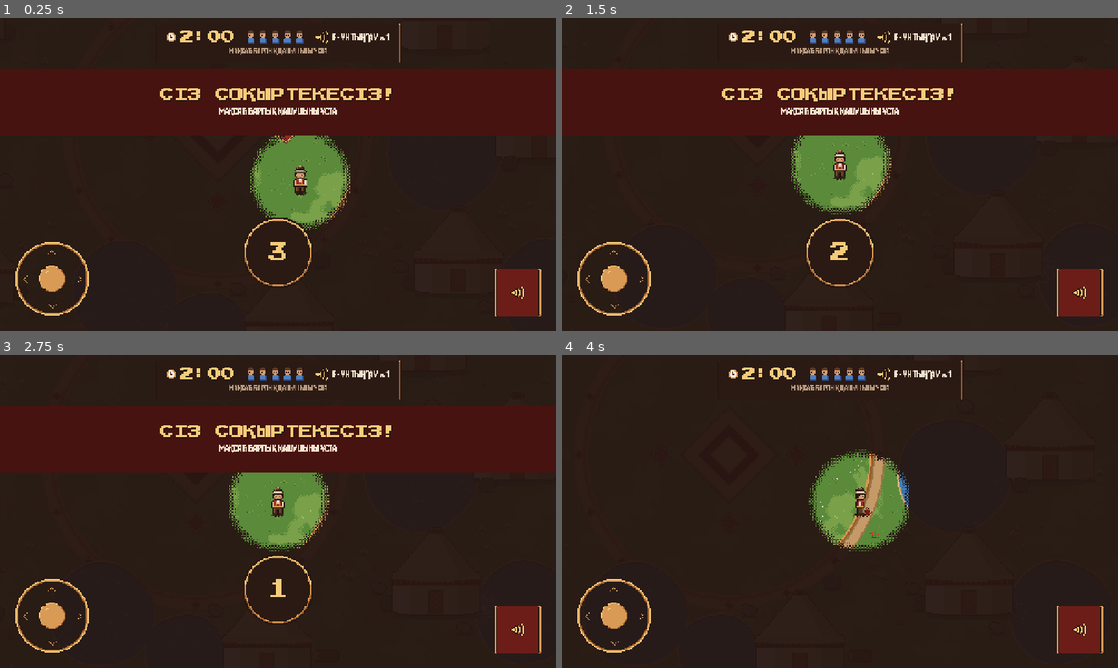
Above: before the commit, frames 1-4 (two rows, left to right).
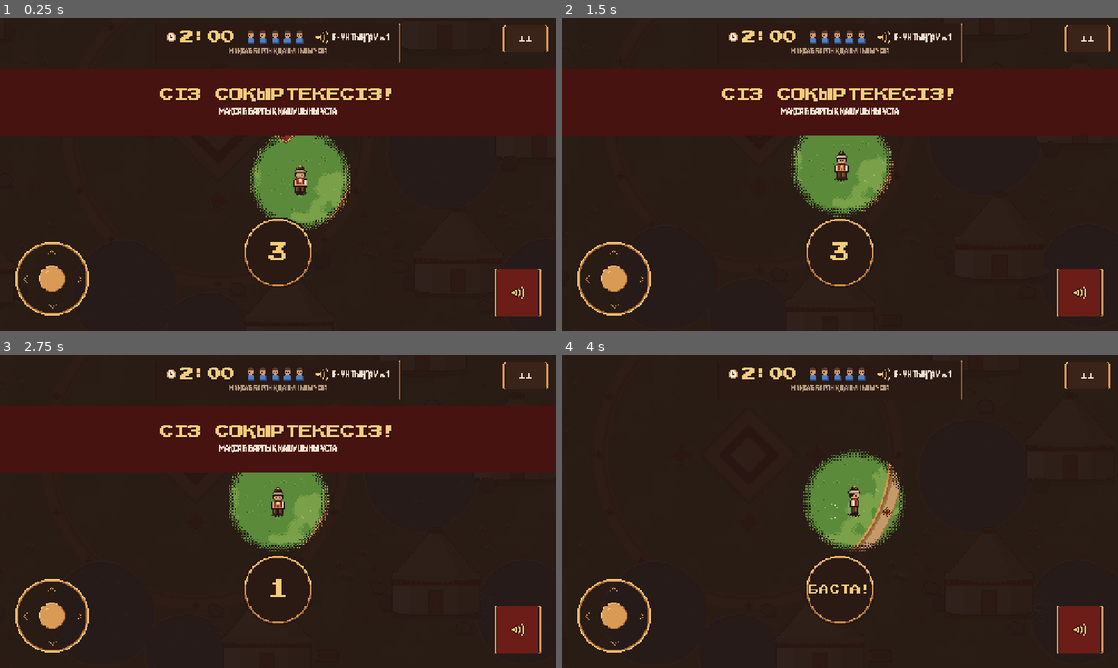
Above: after the commit, the same moments.

Repository: mmeirbek/sanlaq
Game: Godot game, scene res://scenes/world/game.tscn
Two runs of this game, one before a commit and one after it. Both use one fixed random seed, a clock stepped at 60 frames per second and the inputs below. This scene is started directly instead of the project's main scene. Sound files missing from this copy of the repository are replaced by a short silence.
Inputs (mouse positions are in pixels of both pictures, inside the frame that each line leads up to):
- Up to frame 1 (0.25 s): no input
- Up to frame 2 (1.5 s): click (1090, 39) at 0.5 s, where only the run after the commit has a clickable "II"; click (840, 158) at 1.25 s, where only the run after the commit has a clickable "ЖАЛҒАСТЫРУ"
- Up to frame 3 (2.75 s): tap Enter at 2 s; move the mouse to (400, 495) at 2.02 s; hold D (move_right) from 2.03 s (still down); hold Shift (sprint) from 2.03 s (still down); click (400, 495) at 2.17 s; tap Space (ui_accept) at 2.27 s
- Up to frame 4 (4 s): release D (move_right) at 2.75 s; release Shift (sprint) at 2.75 s; drag from (728, 527) to (840, 511) at 2.77 s; tap Space (ui_accept) at 3.5 s; move the mouse to (895, 442) at 3.52 s; hold D (move_right) from 3.53 s (still down); tap Tab at 3.6 s; click (895, 442) at 3.67 s

The runs differ from the first frame. In frame 1, less than 0.1% of the frame differs, in the area x 90-99%, y 2-11%; in frame 2, 0.8%; in frame 3, 0.2%; in frame 4, 3.5%, in the area x 43-99%, y 2-86%.

Commit message:
Пауза и Esc на всех экранах
PauseMenu: ЖАЛҒАСТЫРУ, БАПТАУЛАР (звук прямо в паузе), БАС МӘЗІР с
подтверждением. В Соқыртеке пауза — Esc или кнопка «II» в HUD (раньше Esc
сразу бросал матч). В настольных режимах «Артқа» и Esc посреди партии ставят
паузу. Таймеры create_timer теперь стоят в паузе. В итогах Esc ведёт в
главное меню. Тест navigation_test проверяет Esc на каждом экране.

Co-Authored-By: Claude Opus 5.5 <noreply@anthropic.com>
Claude-Session: https://claude.ai/code/session_01NDEWsq992Ew5MZxMi54Nzh

Diff:
--- a/scenes/ui/abai_says.gd
+++ b/scenes/ui/abai_says.gd
@@ -35,6 +35,7 @@
 var _input_pos: int = 0
 var _busy: bool = false
 var _audio: GameAudio
+var _pause: PauseMenu
 
 @onready var _setup_panel: PanelContainer = %SetupPanel
 @onready var _play_panel: Control = %PlayPanel
@@ -65,7 +66,10 @@
 	_ready_btn.pressed.connect(_on_ready_pressed)
 	_again_btn.pressed.connect(_reset_to_setup)
 	_menu_btn.pressed.connect(func() -> void: SceneRouter.go_to_main_menu())
-	(%Header as ScreenHeader).back_pressed.connect(SceneRouter.go_to_mode_select)
+	(%Header as ScreenHeader).back_pressed.connect(_on_back)
+	_pause = PauseMenu.new()
+	_pause.main_menu_requested.connect(SceneRouter.go_to_main_menu)
+	add_child(_pause)
 	_show_only(_setup_panel)
 
 func _start_game(player_count: int) -> void:
@@ -193,17 +197,17 @@
 	_progress_label.text = ""
 	_update_players()
 
-	await get_tree().create_timer(0.6).timeout
+	await get_tree().create_timer(0.6, false).timeout
 	if not is_inside_tree():
 		return
 	for idx in _sequence:
 		_set_card_active(idx, true)
 		_audio.play_word(_words[idx].sound_path, idx)
-		await get_tree().create_timer(SHOW_ON).timeout
+		await get_tree().create_timer(SHOW_ON, false).timeout
 		if not is_inside_tree():
 			return
 		_set_card_active(idx, false)
-		await get_tree().create_timer(SHOW_GAP).timeout
+		await get_tree().create_timer(SHOW_GAP, false).timeout
 		if not is_inside_tree():
 			return
 
@@ -247,7 +251,7 @@
 
 func _flash_card(index: int) -> void:
 	_set_card_active(index, true)
-	var timer := get_tree().create_timer(TAP_FLASH)
+	var timer := get_tree().create_timer(TAP_FLASH, false)
 	timer.timeout.connect(func() -> void:
 		if is_inside_tree():
 			_set_card_active(index, false))
@@ -261,7 +265,7 @@
 	else:
 		_set_status(tr("Қате!"), UiTokens.DANGER)
 		_update_players()
-	await get_tree().create_timer(FEEDBACK_TIME).timeout
+	await get_tree().create_timer(FEEDBACK_TIME, false).timeout
 	if not is_inside_tree():
 		return
 	_busy = false
@@ -317,3 +321,11 @@
 func _show_only(panel: Control) -> void:
 	for p: Control in [_setup_panel, _play_panel, _handoff_panel, _end_panel]:
 		p.visible = p == panel
+
+## «Артқа» и Esc посреди партии ставят паузу, а не бросают игру; вне партии —
+## назад к выбору режима.
+func _on_back() -> void:
+	if _state != State.SETUP and _state != State.GAME_END:
+		_pause.open()
+	else:
+		SceneRouter.go_to_mode_select()
--- a/scenes/ui/aq_suyek.gd
+++ b/scenes/ui/aq_suyek.gd
@@ -42,6 +42,7 @@
 ## значит, идёт обычный ход и поле берётся у доски.
 var _frozen: Dictionary = {}
 var _audio: GameAudio
+var _pause: PauseMenu
 
 @onready var _play_panel: Control = %PlayPanel
 @onready var _end_panel: PanelContainer = %EndPanel
@@ -65,7 +66,10 @@
 	add_child(_audio)
 	_again_btn.pressed.connect(_start_game)
 	_menu_btn.pressed.connect(func() -> void: SceneRouter.go_to_main_menu())
-	(%Header as ScreenHeader).back_pressed.connect(SceneRouter.go_to_mode_select)
+	(%Header as ScreenHeader).back_pressed.connect(_on_back)
+	_pause = PauseMenu.new()
+	_pause.main_menu_requested.connect(SceneRouter.go_to_main_menu)
+	add_child(_pause)
 	_field.cell_pressed.connect(_on_cell_pressed)
 	_bot = AqSuyekBot.new()
 	_build_legend()
@@ -247,7 +251,7 @@
 	_audio.play_catch()
 	_refresh_board()
 
-	await get_tree().create_timer(ROUND_PAUSE).timeout
+	await get_tree().create_timer(ROUND_PAUSE, false).timeout
 	if not is_inside_tree():
 		return
 	_busy = false
@@ -264,7 +268,7 @@
 func _bot_turn() -> void:
 	_busy = true
 	_refresh_board()
-	await get_tree().create_timer(BOT_THINK).timeout
+	await get_tree().create_timer(BOT_THINK, false).timeout
 	if not is_inside_tree():
 		return
 
@@ -274,7 +278,7 @@
 	_status_label.add_theme_color_override("font_color", UiTokens.CREAM if correct else UiTokens.MUTED)
 
 	while _board.current_player == BOT and not _board.is_over() and not _board.awaiting_answer():
-		await get_tree().create_timer(BOT_STEP).timeout
+		await get_tree().create_timer(BOT_STEP, false).timeout
 		if not is_inside_tree():
 			return
 		var direction := _bot.choose_step(_board)
@@ -311,3 +315,11 @@
 		"score_bot": _board.scores[BOT],
 	})
 	_end_panel.visible = true
+
+## «Артқа» и Esc посреди партии ставят паузу, а не бросают игру; вне партии —
+## назад к выбору режима.
+func _on_back() -> void:
+	if not _end_panel.visible:
+		_pause.open()
+	else:
+		SceneRouter.go_to_mode_select()
--- a/scenes/ui/results.gd
+++ b/scenes/ui/results.gd
@@ -30,3 +30,9 @@
 	%ReplayBtn.pressed.connect(func() -> void: SceneRouter.go_to_lobby({}))
 	%WardrobeBtn.pressed.connect(SceneRouter.go_to_wardrobe)
 	%MenuBtn.pressed.connect(SceneRouter.go_to_main_menu)
+
+## Esc — в главное меню, как кнопка «Бас мәзір».
+func _unhandled_input(event: InputEvent) -> void:
+	if event.is_action_pressed("ui_cancel"):
+		get_viewport().set_input_as_handled()
+		SceneRouter.go_to_main_menu()
--- a/scenes/ui/togyz_qumalaq.gd
+++ b/scenes/ui/togyz_qumalaq.gd
@@ -25,6 +25,7 @@
 ## Индекс отау -> его TogyzPit.
 var _pits: Array[TogyzPit] = []
 var _audio: GameAudio
+var _pause: PauseMenu
 
 @onready var _setup_panel: PanelContainer = %SetupPanel
 @onready var _board_panel: Control = %BoardPanel
@@ -52,7 +53,10 @@
 	_vs_bot_btn.pressed.connect(_start_game.bind(true))
 	_again_btn.pressed.connect(_reset_to_setup)
 	_menu_btn.pressed.connect(func() -> void: SceneRouter.go_to_main_menu())
-	(%Header as ScreenHeader).back_pressed.connect(SceneRouter.go_to_mode_select)
+	(%Header as ScreenHeader).back_pressed.connect(_on_back)
+	_pause = PauseMenu.new()
+	_pause.main_menu_requested.connect(SceneRouter.go_to_main_menu)
+	add_child(_pause)
 	_show_only(_setup_panel)
 
 func _start_game(vs_bot: bool) -> void:
@@ -143,7 +147,7 @@
 	_report(res)
 
 	if not res["capture"].is_empty() or not res["tuzdyk"].is_empty():
-		await get_tree().create_timer(RESULT_PAUSE).timeout
+		await get_tree().create_timer(RESULT_PAUSE, false).timeout
 		if not is_inside_tree():
 			return
 
@@ -178,7 +182,7 @@
 		_refresh()
 		_glow(step["index"], step_time)
 		_audio.play_card_tone(i)
-		await get_tree().create_timer(step_time).timeout
+		await get_tree().create_timer(step_time, false).timeout
 		if not is_inside_tree():
 			return
 
@@ -186,7 +190,7 @@
 func _glow(index: int, duration: float) -> void:
 	var pit := _pits[index]
 	pit.glowing = true
-	await get_tree().create_timer(duration).timeout
+	await get_tree().create_timer(duration, false).timeout
 	if is_instance_valid(pit):
 		pit.glowing = false
 
@@ -206,7 +210,7 @@
 func _bot_turn() -> void:
 	_animating = true
 	_update_turn_label()
-	await get_tree().create_timer(BOT_THINK_TIME).timeout
+	await get_tree().create_timer(BOT_THINK_TIME, false).timeout
 	if not is_inside_tree():
 		return
 	var move := TogyzBot.choose_move(_board)
@@ -248,3 +252,11 @@
 func _show_only(panel: Control) -> void:
 	for p: Control in [_setup_panel, _board_panel, _end_panel]:
 		p.visible = p == panel
+
+## «Артқа» и Esc посреди партии ставят паузу, а не бросают игру; вне партии —
+## назад к выбору режима.
+func _on_back() -> void:
+	if _board_panel.visible and _board != null and not _board.is_over():
+		_pause.open()
+	else:
+		SceneRouter.go_to_mode_select()
--- a/scenes/world/game.gd
+++ b/scenes/world/game.gd
@@ -11,6 +11,7 @@
 var game_audio: GameAudio
 var quiz_hud: QuizHUD
 var game_hud: GameHUD
+var _pause_menu: PauseMenu
 var camera: GameCamera
 
 var _players: Array[Player] = []
@@ -76,6 +77,8 @@
 	game_hud.spectate_cycled.connect(_cycle_spectate)
 	game_hud.spectate_requested.connect(_start_spectate)
 	game_hud.leave_requested.connect(func() -> void: SceneRouter.go_to_main_menu())
+	game_hud.pause_requested.connect(_open_pause)
+	_add_pause_menu()
 
 	match_mgr.setup_match(map, _players)
 	match_mgr.start_match()
@@ -247,7 +250,7 @@
 		game_audio.play_victory()
 	else:
 		game_audio.play_defeat()
-	await get_tree().create_timer(2.0).timeout
+	await get_tree().create_timer(2.0, false).timeout
 	SceneRouter.go_to_results(results)
 
 func _setup_match_features() -> void:
@@ -310,7 +313,13 @@
 	camera.set_target(target)
 	game_hud.set_spectate_target(_player_display_name(target))
 
+## Esc — пауза. Окно «Ұсталдыңыз» и сама пауза ловят Esc раньше: они глубже
+## в дереве и помечают событие обработанным.
 func _unhandled_input(event: InputEvent) -> void:
+	if event.is_action_pressed("ui_cancel"):
+		get_viewport().set_input_as_handled()
+		_open_pause()
+		return
 	if not _spectating and event is InputEventKey and event.pressed and not event.echo and event.keycode == KEY_E:
 		_activate_echo()
 		return
@@ -367,6 +376,19 @@
 	var tw := rect.create_tween()
 	tw.tween_property(rect, "color:a", 0.0, 0.35)
 	tw.tween_callback(rect.queue_free)
+
+## Пауза — на своём слое поверх HUD и квиза.
+func _add_pause_menu() -> void:
+	var layer := CanvasLayer.new()
+	layer.layer = 50
+	layer.process_mode = Node.PROCESS_MODE_ALWAYS
+	add_child(layer)
+	_pause_menu = PauseMenu.new()
+	_pause_menu.main_menu_requested.connect(SceneRouter.go_to_main_menu)
+	layer.add_child(_pause_menu)
+
+func _open_pause() -> void:
+	_pause_menu.open()
 
 func _process(_delta: float) -> void:
 	if match_mgr:
@@ -450,6 +472,3 @@
 			game_hud.update_slow(human.slow_timer)
 		elif not human.is_slowed():
 			game_hud.hide_slow()
-
-	if Input.is_action_just_pressed("ui_cancel"):
-		SceneRouter.go_to_main_menu()
--- a/scripts/systems/match_manager.gd
+++ b/scripts/systems/match_manager.gd
@@ -157,7 +157,7 @@
 
 	if sokyroteke.is_bot:
 		var chance := _bot_correct_chance()
-		await get_tree().create_timer(1.0).timeout
+		await get_tree().create_timer(1.0, false).timeout
 		submit_quiz_answer(randf() < chance)
 
 func _bot_correct_chance() -> float:
@@ -210,7 +210,7 @@
 	var winner := "sokyroteke" if sokyroteke_won else "players"
 	_last_winner = winner
 	round_ended.emit(winner)
-	await get_tree().create_timer(3.0).timeout
+	await get_tree().create_timer(3.0, false).timeout
 	_end_match()
 
 func _end_match() -> void:
--- a/scripts/ui/components/banner.gd
+++ b/scripts/ui/components/banner.gd
@@ -67,7 +67,7 @@
 	visible = true
 
 	await _animate_height(0.0, height)
-	await get_tree().create_timer(hold_seconds).timeout
+	await get_tree().create_timer(hold_seconds, false).timeout
 	if serial != _serial:
 		return
 	await _animate_height(height, 0.0)
--- a/scripts/ui/components/countdown.gd
+++ b/scripts/ui/components/countdown.gd
@@ -33,10 +33,10 @@
 	visible = true
 	for number in range(from, 0, -1):
 		_show(str(number), UiTokens.DISPLAY_HERO)
-		await get_tree().create_timer(step_time).timeout
+		await get_tree().create_timer(step_time, false).timeout
 	# Слово шире цифры — шрифт меньше, чтобы уместиться на диске.
 	_show(tr("БАСТА!"), UiTokens.DISPLAY_MEDIUM)
-	await get_tree().create_timer(step_time * 0.6).timeout
+	await get_tree().create_timer(step_time * 0.6, false).timeout
 	visible = false
 	finished.emit()
 
--- /dev/null
+++ b/scripts/ui/components/pause_menu.gd
@@ -0,0 +1,134 @@
+class_name PauseMenu
+extends Control
+## Пауза: затемнение и панель «ЖАЛҒАСТЫРУ / БАПТАУЛАР / БАС МӘЗІР». Пока она
+## открыта, дерево сцены стоит (get_tree().paused), сама пауза работает всегда.
+## Esc — продолжить. «БАПТАУЛАР» раскрывает звук прямо здесь, не уходя из игры.
+## «БАС МӘЗІР» спрашивает подтверждение: незаконченная партия пропадёт.
+##
+## Обращается к GameSettings — в тестах этот класс нельзя писать как тип.
+
+signal resumed
+signal main_menu_requested
+
+var _panel: PanelContainer
+var _resume_button: PixelButton
+var _settings_box: VBoxContainer
+var _confirm: ConfirmDialog
+
+
+func _ready() -> void:
+	process_mode = Node.PROCESS_MODE_ALWAYS
+	set_anchors_and_offsets_preset(Control.PRESET_FULL_RECT)
+	mouse_filter = Control.MOUSE_FILTER_STOP
+	visible = false
+
+	var dim := ColorRect.new()
+	dim.color = ConfirmDialog.DIM
+	dim.set_anchors_and_offsets_preset(Control.PRESET_FULL_RECT)
+	add_child(dim)
+	var center := CenterContainer.new()
+	center.set_anchors_and_offsets_preset(Control.PRESET_FULL_RECT)
+	add_child(center)
+	_panel = PanelContainer.new()
+	center.add_child(_panel)
+	var box := VBoxContainer.new()
+	box.custom_minimum_size.x = 440
+	box.add_theme_constant_override("separation", UiTokens.SPACE_S)
+	_panel.add_child(box)
+
+	var title := Label.new()
+	title.text = tr("ҮЗІЛІС")
+	title.theme_type_variation = "TitleLabel"
+	title.horizontal_alignment = HORIZONTAL_ALIGNMENT_CENTER
+	box.add_child(title)
+	box.add_child(GemDivider.new())
+
+	_resume_button = _button(box, "ЖАЛҒАСТЫРУ", "ButtonLarge", resume)
+	_button(box, "БАПТАУЛАР", "ButtonSecondary", _toggle_settings)
+	_settings_box = VBoxContainer.new()
+	_settings_box.visible = false
+	box.add_child(_settings_box)
+	_audio_row("Музыканы қосу", GameSettings.audio_music_enabled, GameSettings.audio_music_volume,
+		GameSettings.set_music_enabled, GameSettings.set_music_volume)
+	_audio_row("Әсерлерді қосу", GameSettings.audio_sfx_enabled, GameSettings.audio_sfx_volume,
+		GameSettings.set_sfx_enabled, GameSettings.set_sfx_volume)
+	_button(box, "БАС МӘЗІР", "ButtonSecondary", _ask_main_menu)
+
+	_confirm = ConfirmDialog.new()
+	_confirm.dialog_title = tr("БАС МӘЗІР")
+	_confirm.dialog_message = tr("Ойын тоқтатылады. Бас мәзірге шығасыз ба?")
+	_confirm.confirm_text = tr("Иә")
+	_confirm.cancel_text = tr("Жоқ")
+	_confirm.confirmed.connect(_leave)
+	add_child(_confirm)
+
+
+func open() -> void:
+	if visible:
+		return
+	visible = true
+	_settings_box.visible = false
+	get_tree().paused = true
+	_resume_button.grab_focus()
+
+
+func resume() -> void:
+	if not visible:
+		return
+	visible = false
+	get_tree().paused = false
+	resumed.emit()
+
+
+func is_open() -> bool:
+	return visible
+
+
+func _unhandled_input(event: InputEvent) -> void:
+	# Пока открыто подтверждение, Esc закрывает его, а не паузу.
+	if visible and not _confirm.visible and event.is_action_pressed("ui_cancel"):
+		get_viewport().set_input_as_handled()
+		resume()
+
+
+func _exit_tree() -> void:
+	# Экран могли закрыть прямо из паузы — дерево не должно остаться стоять.
+	if visible and is_inside_tree():
+		get_tree().paused = false
+
+
+func _button(parent: Control, text: String, variation: String, action: Callable) -> PixelButton:
+	var button := PixelButton.new()
+	button.text = tr(text)
+	button.theme_type_variation = variation
+	button.pressed.connect(action)
+	parent.add_child(button)
+	return button
+
+
+func _audio_row(caption: String, enabled: bool, volume: float, set_enabled: Callable,
+		set_volume: Callable) -> void:
+	var toggle := CheckButton.new()
+	toggle.text = tr(caption)
+	toggle.button_pressed = enabled
+	toggle.toggled.connect(set_enabled)
+	_settings_box.add_child(toggle)
+	var slider := HSlider.new()
+	slider.max_value = 100.0
+	slider.value = volume * 100.0
+	slider.value_changed.connect(func(value: float) -> void: set_volume.call(value / 100.0))
+	_settings_box.add_child(slider)
+
+
+func _toggle_settings() -> void:
+	_settings_box.visible = not _settings_box.visible
+
+
+func _ask_main_menu() -> void:
+	_confirm.open()
+
+
+func _leave() -> void:
+	visible = false
+	get_tree().paused = false
+	main_menu_requested.emit()
--- a/scripts/ui/components/toast.gd
+++ b/scripts/ui/components/toast.gd
@@ -27,7 +27,7 @@
 	var serial := _serial
 	_label.text = text
 	visible = true
-	await get_tree().create_timer(seconds if seconds > 0.0 else duration).timeout
+	await get_tree().create_timer(seconds if seconds > 0.0 else duration, false).timeout
 	if serial == _serial:
 		visible = false
 
--- a/scripts/ui/game_hud.gd
+++ b/scripts/ui/game_hud.gd
@@ -7,6 +7,8 @@
 
 signal spectate_requested
 signal leave_requested
+## Кнопка паузы в правом верхнем углу — для пальца; с клавиатуры пауза — Esc.
+signal pause_requested
 ## Кнопки «предыдущий / следующий игрок» в режиме наблюдения: -1 или +1.
 signal spectate_cycled(step: int)
 
@@ -44,6 +46,18 @@
 	_caught_choice.cancelled.connect(leave_requested.emit)
 	%PrevBtn.pressed.connect(func() -> void: spectate_cycled.emit(-1))
 	%NextBtn.pressed.connect(func() -> void: spectate_cycled.emit(1))
+	_add_pause_button()
+
+func _add_pause_button() -> void:
+	var button := PixelButton.new()
+	button.name = "PauseBtn"
+	button.text = "II"
+	button.theme_type_variation = "ButtonSecondary"
+	button.focus_mode = Control.FOCUS_NONE
+	button.custom_minimum_size = Vector2(UiTokens.TOUCH_MIN, UiTokens.TOUCH_MIN)
+	button.pressed.connect(pause_requested.emit)
+	$Root.add_child(button)
+	button.set_anchors_and_offsets_preset(Control.PRESET_TOP_RIGHT, Control.PRESET_MODE_MINSIZE, UiTokens.SPACE_S)
 
 func update_timer(seconds: float) -> void:
 	var whole := ceili(maxf(0.0, seconds))
--- a/scripts/ui/quiz_hud.gd
+++ b/scripts/ui/quiz_hud.gd
@@ -97,7 +97,7 @@
 	answer_submitted.emit(correct)
 	_show_result(index, correct)
 	var serial := _quiz_serial
-	await get_tree().create_timer(RESULT_SHOW_TIME).timeout
+	await get_tree().create_timer(RESULT_SHOW_TIME, false).timeout
 	if serial == _quiz_serial:
 		hide_quiz()
 
--- /dev/null
+++ b/tools/navigation_test.gd
@@ -0,0 +1,93 @@
+extends "res://tools/test_case.gd"
+## Esc работает на каждом экране, а посреди партии ставит паузу (этап 6.2).
+## Экраны открываются настоящим SceneRouter, Esc приходит настоящим событием.
+
+const MAIN_MENU := "res://scenes/ui/main_menu.tscn"
+const MODE_SELECT := "res://scenes/ui/mode_select.tscn"
+## Экран -> куда ведёт Esc. Пусто — «куда угодно, лишь бы ушёл с экрана».
+const BACK_TARGETS := {
+	"go_to_mode_select": MAIN_MENU,
+	"go_to_settings": "",
+	"go_to_about": "",
+	"go_to_codex": "",
+	"go_to_wardrobe": "",
+	"go_to_lobby": "",
+	"go_to_results": MAIN_MENU,
+	"go_to_abai_says": MODE_SELECT,
+	"go_to_togyz_qumalaq": MODE_SELECT,
+}
+
+var _router: Node
+
+
+func _init() -> void:
+	await process_frame
+	_router = autoload("SceneRouter")
+
+	for method: String in BACK_TARGETS:
+		await _go(method)
+		var screen := _current()
+		await _escape()
+		var expected: String = BACK_TARGETS[method]
+		if expected.is_empty():
+			check(_current() != screen, "%s: Esc уводит с экрана" % method)
+		else:
+			check(_current() == expected, "%s: Esc ведёт на %s, получено %s" % [method, expected.get_file(), _current()])
+
+	await _go("go_to_main_menu")
+	await _escape()
+	var quit_dialog := current_scene.get_node("%QuitDialog") as Control
+	check(_current() == MAIN_MENU and quit_dialog.visible, "главное меню: Esc спрашивает о выходе")
+	await _escape()
+	check(not quit_dialog.visible, "главное меню: второй Esc закрывает вопрос")
+
+	await _pause_round_trip("go_to_togyz_qumalaq", func() -> void:
+		(current_scene.get_node("%VsBotBtn") as Button).pressed.emit())
+	await _pause_round_trip("go_to_abai_says", func() -> void:
+		(current_scene.get_node("%P2Btn") as Button).pressed.emit())
+	await _pause_round_trip("go_to_aq_suyek", func() -> void: pass)
+	await _pause_round_trip("go_to_game", func() -> void: pass)
+	finish("NAVIGATION")
+
+
+## Посреди партии Esc ставит паузу, второй Esc снимает её, игра не уходит.
+func _pause_round_trip(method: String, start: Callable) -> void:
+	await _go(method)
+	start.call()
+	await process_frame
+	var screen := _current()
+	await _escape()
+	var pause := _find_pause(current_scene)
+	check(pause != null and pause.visible and paused, "%s: Esc посреди партии ставит паузу" % method)
+	check(_current() == screen, "%s: из партии Esc не уводит" % method)
+	await _escape()
+	check(pause != null and not pause.visible and not paused, "%s: второй Esc снимает паузу" % method)
+
+
+func _find_pause(node: Node) -> Control:
+	for child in node.find_children("*", "Control", true, false):
+		# Не preload: класс паузы обращается к автолоадам (см. шапку test_case.gd).
+		var script := child.get_script() as Script
+		if script != null and script.resource_path == "res://scripts/ui/components/pause_menu.gd":
+			return child
+	return null
+
+
+func _go(method: String) -> void:
+	_router.call(method)
+	await create_timer(0.3).timeout
+
+
+func _escape() -> void:
+	var event := InputEventAction.new()
+	event.action = &"ui_cancel"
+	event.pressed = true
+	root.push_input(event)
+	var release := InputEventAction.new()
+	release.action = &"ui_cancel"
+	root.push_input(release)
+	await create_timer(0.3).timeout
+
+
+func _current() -> String:
+	return current_scene.scene_file_path if current_scene else ""
Not shown, added: scripts/ui/components/pause_menu.gd.uid
Not shown, added: tools/navigation_test.gd.uid
